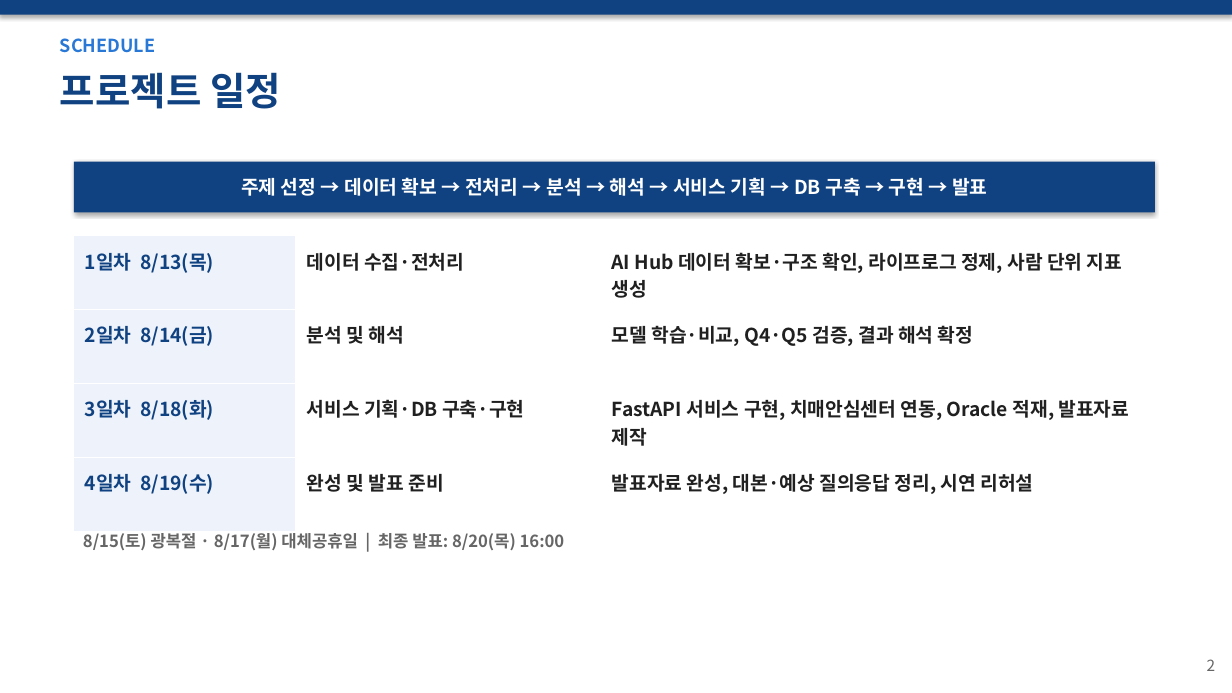
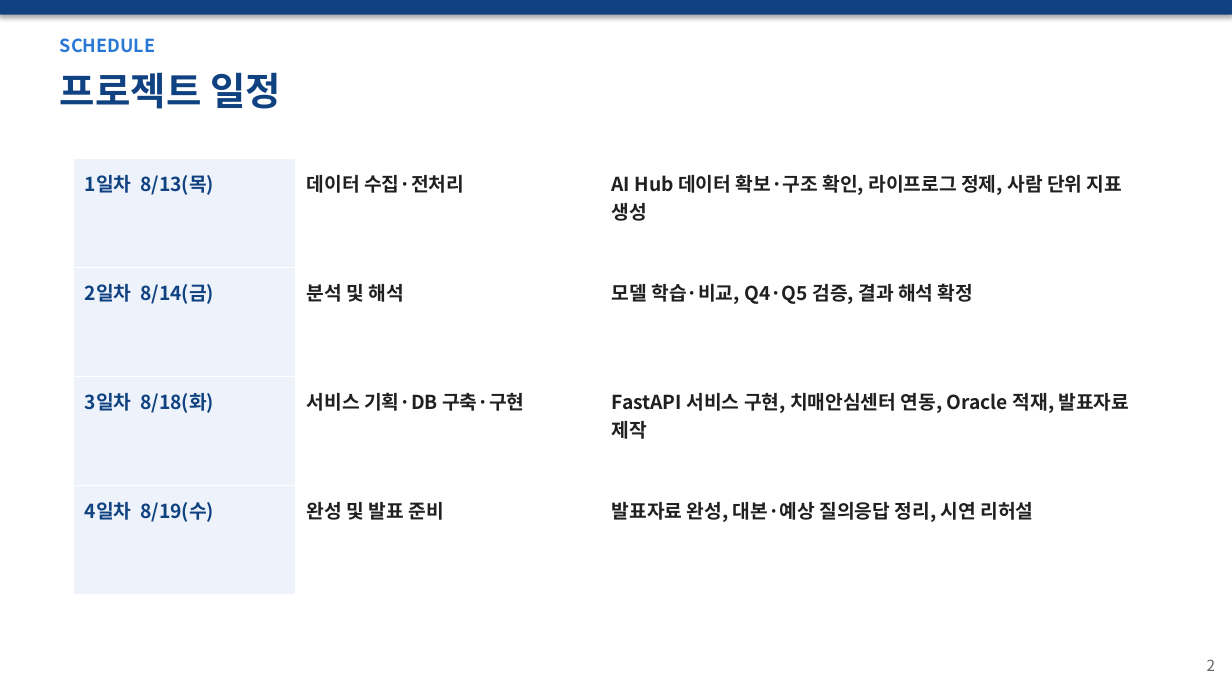
Before and after one commit to wpalswpa/dementia-screening, a slide deck: slide 2 of 발표자료_최종본_v6.pptx. Drawn at 1232x693 pixels with LibreOffice and Linux fonts; fonts in the diff are those of the drawing. Boxes give left, top, right and bottom in pixels: in the first picture for what was removed or moved away, otherwise in the second. Text is boxed around its words. In the diff, an @@ line names an element or a change of style, - is before the commit and + after.

```diff
--- a/발표자료_최종본_v6.pptx
+++ b/발표자료_최종본_v6.pptx
@@ table: place and size @@
-table at [74, 236, 1155, 531]
+table at [74, 158, 1155, 594]
@@ rectangle removed at [74, 162, 1155, 213] @@
-주제 선정 → 데이터 확보 → 전처리 → 분석 → 해석 → 서비스 기획 → DB 구축 → 구현 → 발표
@@ text removed at [83, 533, 565, 550] @@
-8/15(토) 광복절 · 8/17(월) 대체공휴일 | 최종 발표: 8/20(목) 16:00
```
Also in this commit, not shown: 4 other slides changed.
